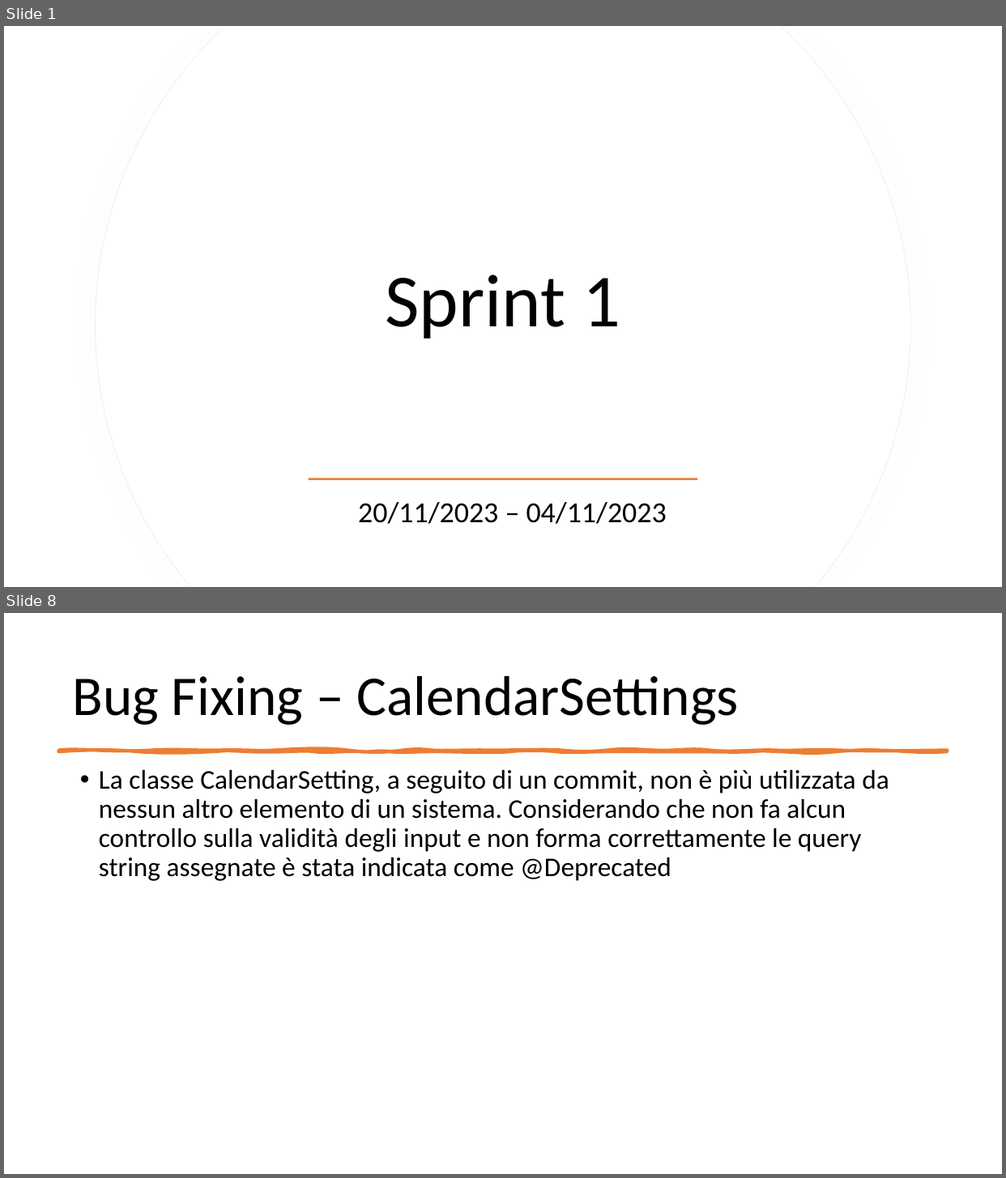
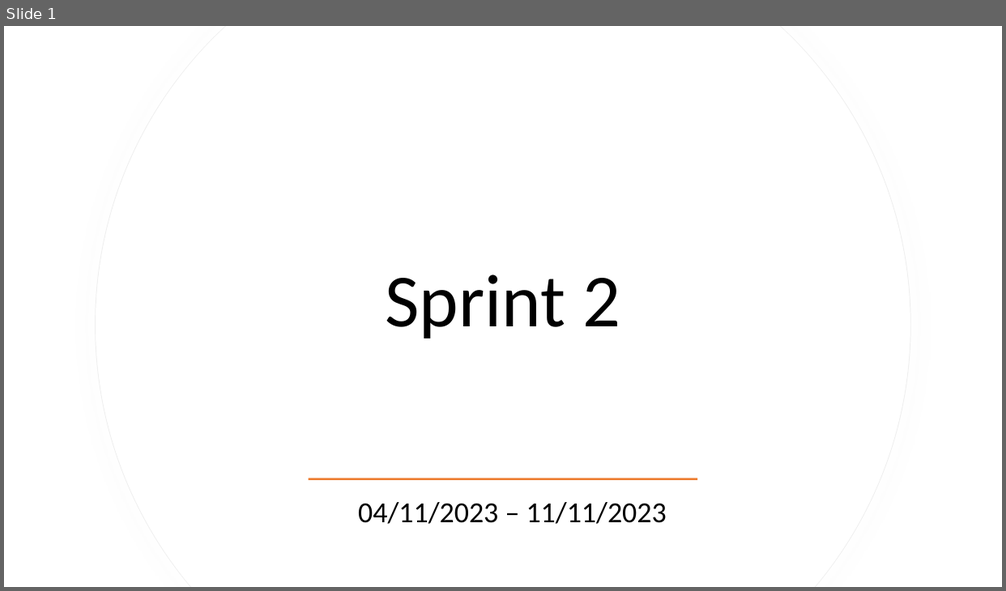
Before and after one commit to CSW-Teams/MS3-docs, a slide deck: Scrumtastic/Sprint2/Sprint2.pptx. Shown one above the other, each under a label of ours: slides 1 and 8 before the commit, slide 1 after it; the slides between them are not shown. The pictures are 1006x1178 and 1006x591 pixels, drawn with LibreOffice and Linux fonts; fonts in the diff are those of the drawing. Boxes give left, top, right and bottom in pixels: in the first picture for what was removed or moved away, otherwise in the second. Text is boxed around its words. In the diff, an @@ line names an element or a change of style, - is before the commit and + after.

Commit message:
sprint 2 powerPoint

```diff
--- a/Scrumtastic/Sprint2/Sprint2.pptx
+++ b/Scrumtastic/Sprint2/Sprint2.pptx
@@ slide 8 removed at (x1=4, y1=613, x2=1002, y2=1174), background #FFFFFF @@
@@ title removed at (x1=73, y1=676, x2=739, y2=725) @@
-Bug Fixing – CalendarSettings
@@ freeform shape removed at (x1=58, y1=750, x2=948, y2=752) @@
@@ text removed at (x1=99, y1=770, x2=889, y2=881) @@
-• La classe CalendarSetting, a seguito di un commit, non è più utilizzata da nessun altro elemento di un sistema. Considerando che non fa alcun controllo sulla validità degli input e non forma correttamente le query string assegnate è stata indicata come @Deprecated
@@ slide 1 changed as well @@
@@ title at (x1=386, y1=275, x2=620, y2=339): text changed @@
-Sprint 1
+Sprint 2
@@ subtitle at (x1=358, y1=502, x2=667, y2=524): text changed @@
-20/11/2023 – 04/11/2023
+04/11/2023 – 11/11/2023
```
Also in this commit, not shown: 2 other slides changed, 23 slides added, 14 other slides removed.
